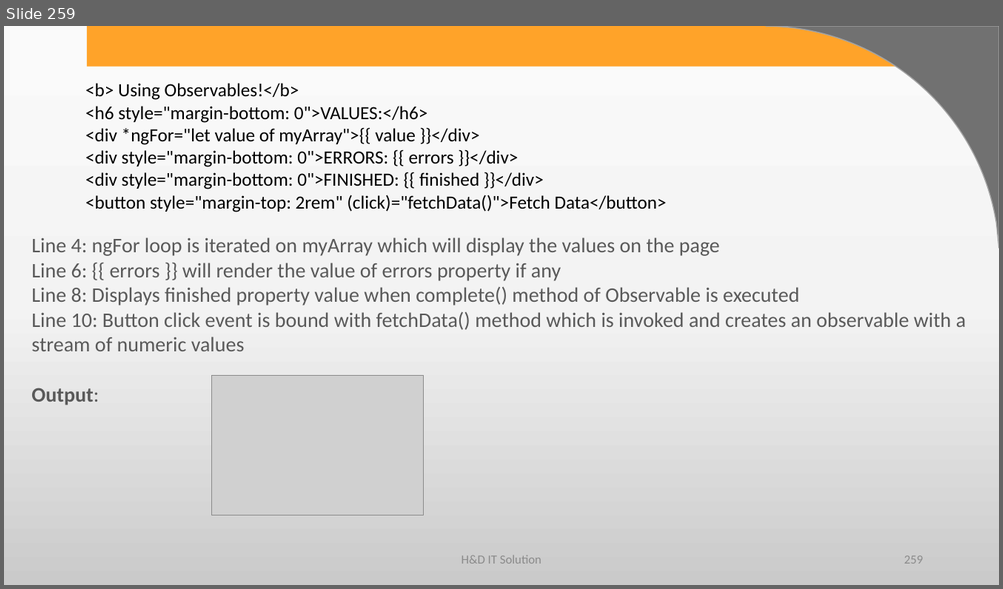
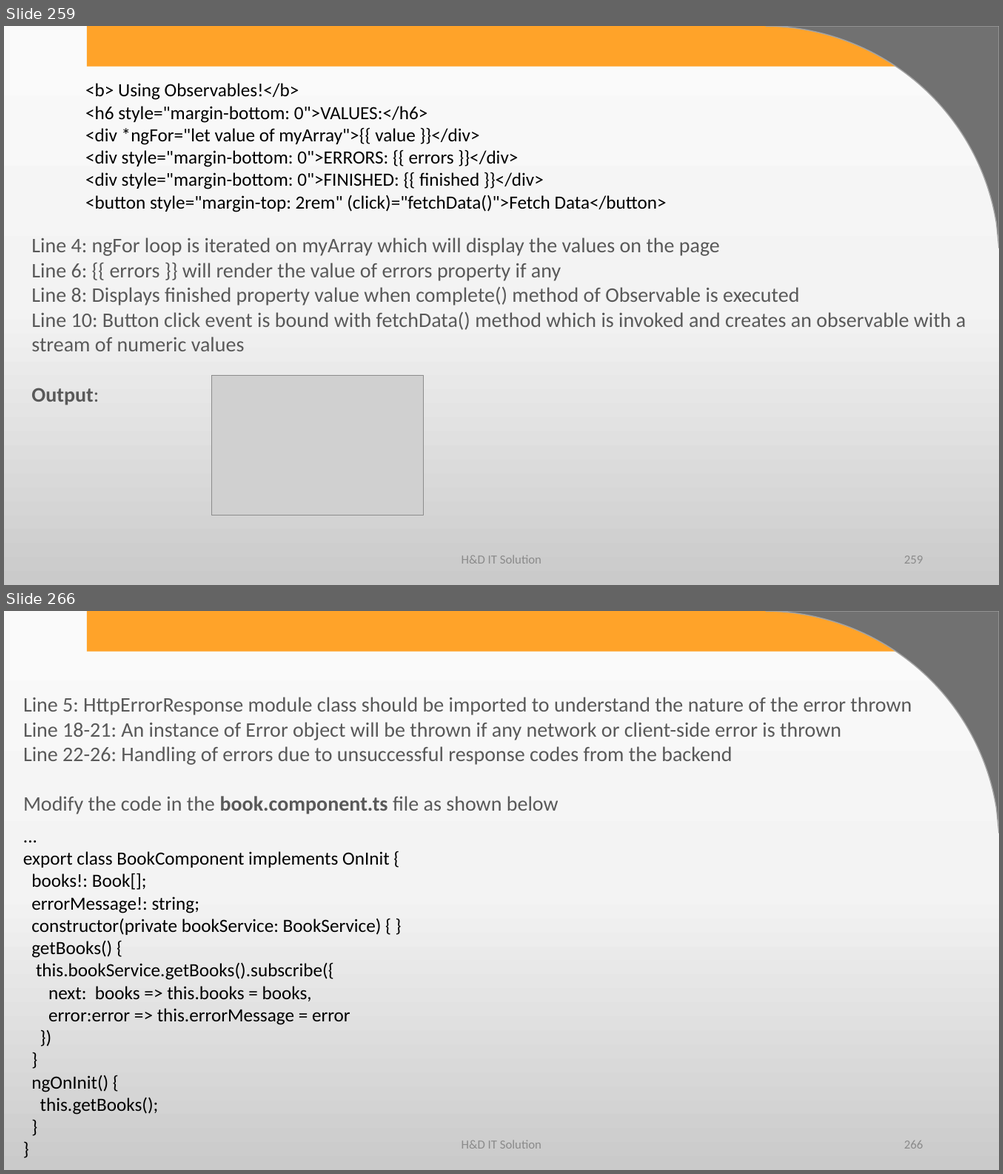
Before and after one commit to harshadasawant/forms, a slide deck: ppt/ANGULAR.pptx. Shown one above the other, each under a label of ours: slide 259 before the commit, slides 259 and 266 after it; the slides between them are not shown. The pictures are 1003x589 and 1003x1174 pixels, drawn with LibreOffice and Linux fonts; fonts in the diff are those of the drawing; grey boxes stand for pictures; background and template pictures are left out. Boxes give left, top, right and bottom in pixels: in the first picture for what was removed or moved away, otherwise in the second. Text is boxed around its words. In the diff, an @@ line names an element or a change of style, - is before the commit and + after.

```diff
--- a/ppt/ANGULAR.pptx
+++ b/ppt/ANGULAR.pptx
@@ slide 266 added at (4, 611, 999, 1170), background gradient #FBFBFB to #F4F4F4 to #CBCBCB; not listed: 2 template elements that a slide beside it also shows @@
@@ text added at (23, 697, 911, 815), 20 pt, text #595959 @@
+Line 5: HttpErrorResponse module class should be imported to understand the nature of the error thrown
+Line 18-21: An instance of Error object will be thrown if any network or client-side error is thrown
+Line 22-26: Handling of errors due to unsuccessful response codes from the backend
+Modify the code in the book.component.ts file as shown below
@@ text added at (23, 851, 390, 1115), 18 pt, text #000000 @@
+...
+export class BookComponent implements OnInit {
+books!: Book[];
+errorMessage!: string;
+constructor(private bookService: BookService) { }
+getBooks() {
+this.bookService.getBooks().subscribe({
+next: books => this.books = books,
+error:error => this.errorMessage = error
+})
+}
+ngOnInit() {
+this.getBooks();
+}
+}
@@ text added at (461, 1141, 541, 1149), 12 pt, text #8C8C8C @@
+H&D IT Solution
@@ page number added at (904, 1141, 922, 1149), 12 pt, text #8C8C8C @@
+266
```
Also in this commit, not shown: 22 other slides added, 2 other files.
